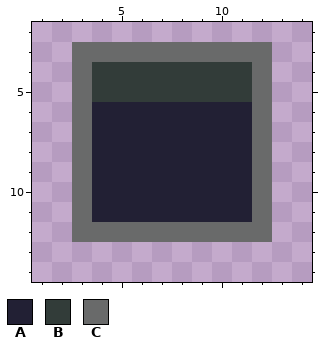
A pixel-art file gets an edit: Sprintbox/Assets/Sprites/Goal.aseprite. Above, as it was before the edit.
16x16 pixels, 1 frame. Shown: x 1..14, y 2..14.
Palette (. is transparent): A #222034  B #323c39  C #696a6a
Once edited:
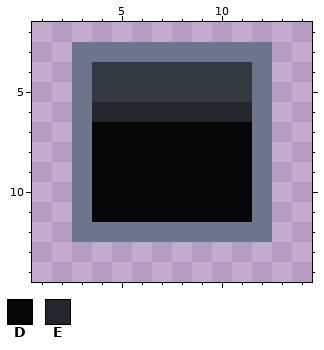
Colours new in this view: D #060608  E #23272d
Difference:
colour B: #323c39 -> #333941
colour C: #696a6a -> #6d758d
Changed rows in their new state; - is a pixel that keeps its letter.
first column x 4:
 6 EEEEEEEE
 7 DDDDDDDD
 8 DDDDDDDD
 9 DDDDDDDD
10 DDDDDDDD
11 DDDDDDDD
